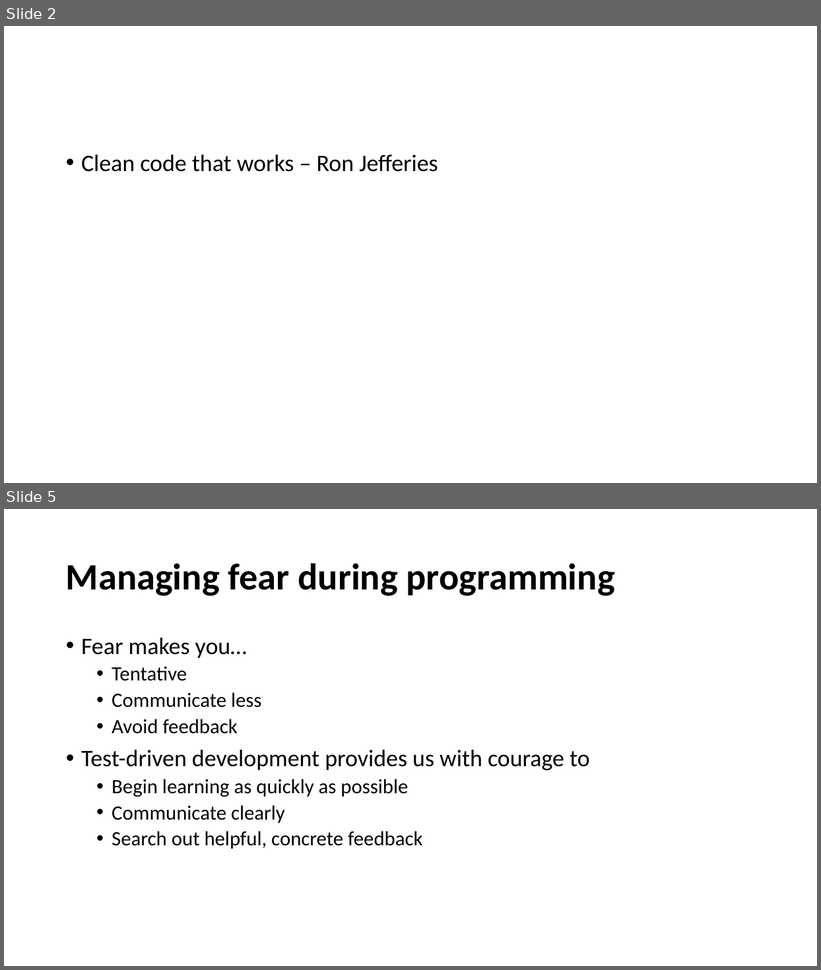
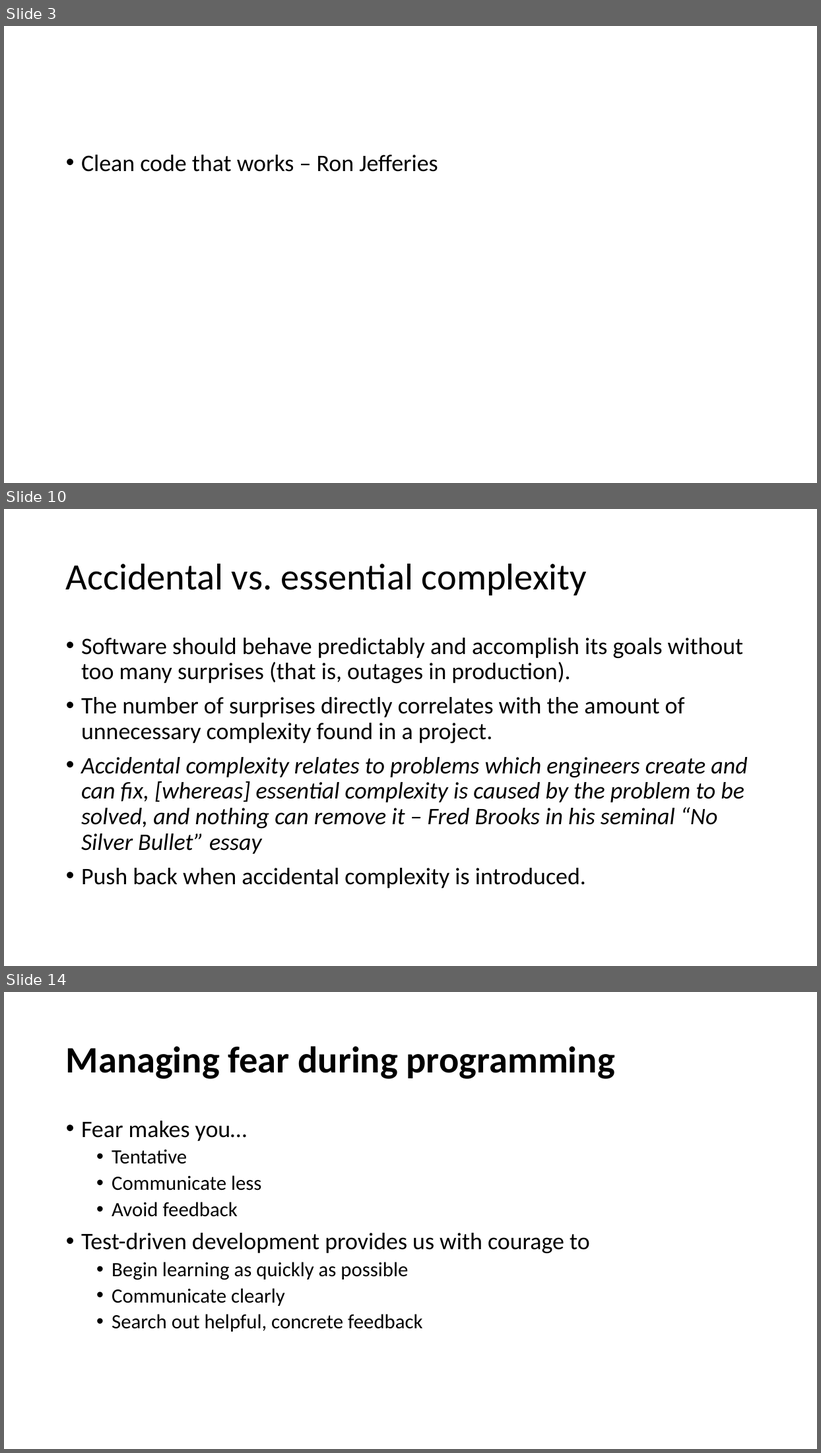
Before and after one commit to cebartling/test-driven, a slide deck: presentations/Introduction to Test-Driven Development.pptx. Shown one above the other, each under a label of ours: slides 2 and 5 before the commit, slides 3, 10 and 14 after it; the slides between them are not shown. The pictures are 821x970 and 821x1453 pixels, drawn with LibreOffice and Linux fonts; fonts in the diff are those of the drawing. Boxes give left, top, right and bottom in pixels: in the first picture for what was removed or moved away, otherwise in the second. Text is boxed around its words. In the diff, an @@ line names an element or a change of style, - is before the commit and + after.

```diff
--- a/presentations/Introduction to Test-Driven Development.pptx
+++ b/presentations/Introduction to Test-Driven Development.pptx
@@ slide 10 added at (4, 509, 817, 966), background #FFFFFF @@
@@ title added at (66, 563, 587, 595), 44 pt, text #000000 @@
+Accidental vs. essential complexity
@@ text added at (81, 638, 747, 889), 28 pt, text #000000 @@
+• Software should behave predictably and accomplish its goals without too many surprises (that is, outages in production).
+• The number of surprises directly correlates with the amount of unnecessary complexity found in a project.
+• Accidental complexity relates to problems which engineers create and can fix, [whereas] essential complexity is caused by the problem to be solved, and nothing can remove it – Fred Brooks in his seminal “No Silver Bullet” essay
+• Push back when accidental complexity is introduced.
@@ what was slide 2 is now slide 3 @@
@@ what was slide 5 is now slide 14 @@
```
Also in this commit, not shown: 2 slides changed, 14 other slides added.
